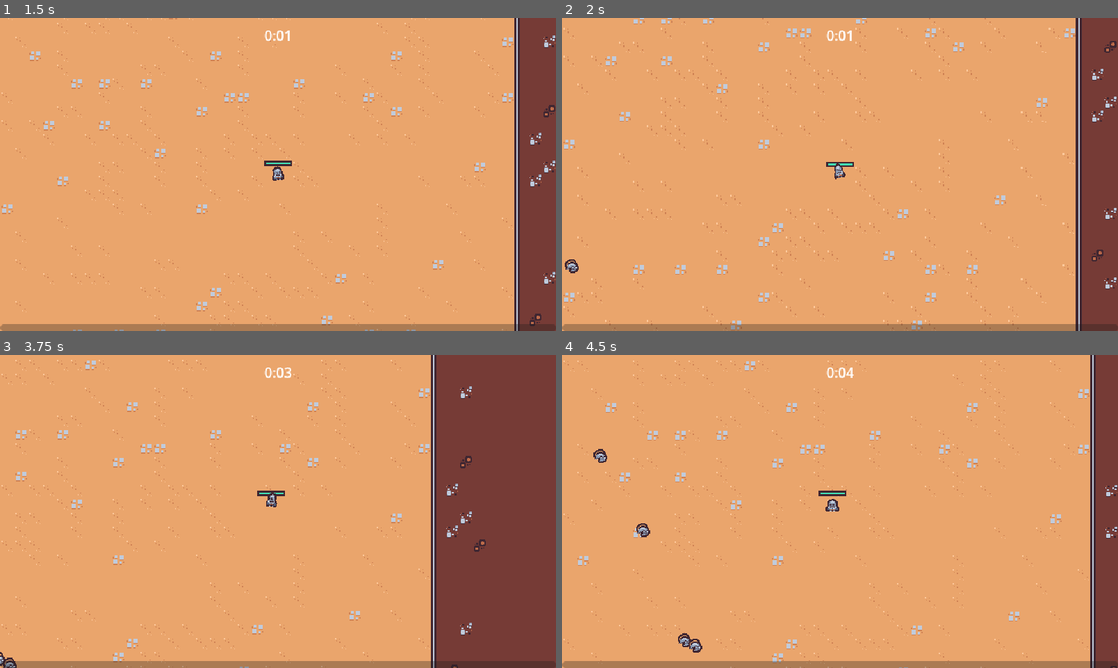
Above: before the commit, frames 1-4 (two rows, left to right).
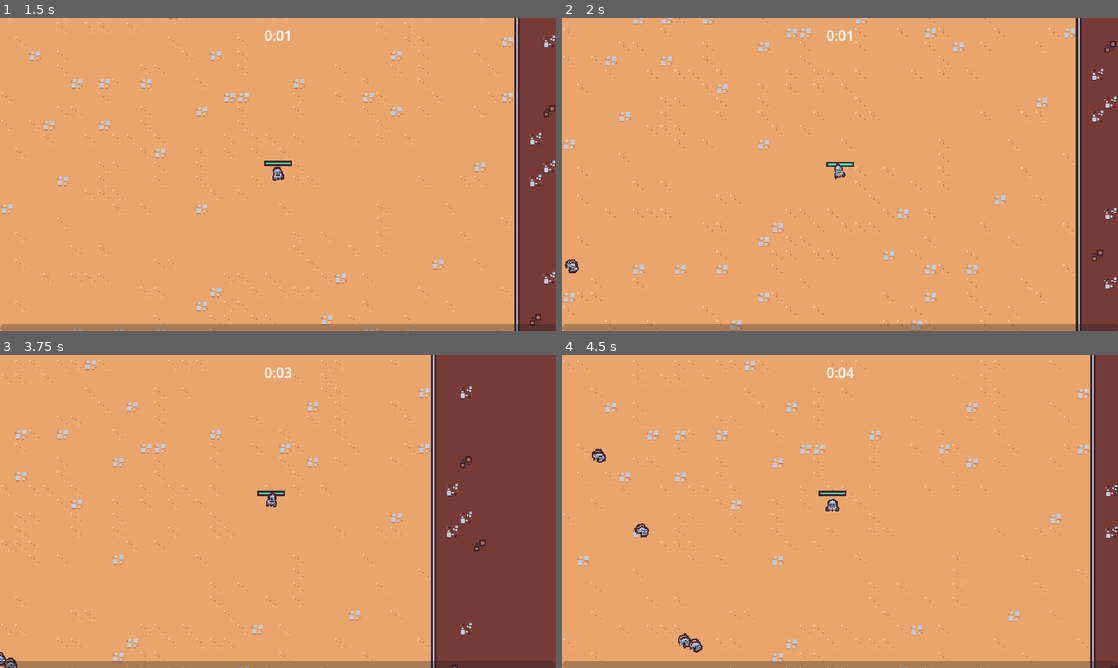
Above: after the commit, the same moments.

Repository: rprav-n/2D-Survivors-Style-Game
Game: Godot game, scene res://scenes/main/main.tscn
The game is run twice, just before and just after one commit, with the same random seed, the same clock (stepped at 60 frames per second) and the same inputs.
Inputs (mouse positions are in pixels of both pictures, inside the frame that each line leads up to):
- Up to frame 1 (1.5 s): move the mouse to (400, 158) at 0.52 s; press the mouse at (400, 158) at 0.53 s; hold D (move_right) 0.53-1.28 s; move the mouse to (166, 190) at 1.27 s; release the mouse at (166, 190) at 1.28 s; hold S (move_down) from 1.28 s (still down); click (166, 190) at 1.35 s
- Up to frame 2 (2 s): keep holding S (move_down)
- Up to frame 3 (3.75 s): move the mouse to (333, 442) at 2.02 s; release S (move_down) at 2.03 s; press the mouse at (333, 442) at 2.03 s; hold D (move_right) 2.03-2.78 s; move the mouse to (250, 574) at 2.77 s; release the mouse at (250, 574) at 2.78 s; hold W (move_up) 2.78-3.53 s; click (250, 574) at 2.85 s; move the mouse to (444, 558) at 3.52 s; press the mouse at (444, 558) at 3.53 s; hold Left (move_left) from 3.53 s (still down)
- Up to frame 4 (4.5 s): keep holding Left (move_left); move the mouse to (673, 464) at 4.27 s; release the mouse at (673, 464) at 4.28 s; click (673, 464) at 4.35 s

Frame 1 is identical in both runs. In frame 2, less than 0.1% of the frame differs, in the area x 0-3%, y 77-82%; in frame 3, less than 0.1%; in frame 4, 0.1%, in the area x 5-26%, y 30-96%.

Commit message:
Animating the enemy + enemy death node

Diff:
--- /dev/null
+++ b/scenes/component/death_component.tscn
@@ -0,0 +1,92 @@
+[gd_scene load_steps=8 format=3 uid="uid://wm5fggrrqh6n"]
+
+[ext_resource type="Texture2D" uid="uid://dt0hevxiqva4y" path="res://scenes/game_object/basic_enemy/basic_enemy.png" id="1_urwtg"]
+
+[sub_resource type="Animation" id="Animation_o8j3l"]
+resource_name = "default"
+length = 0.75
+tracks/0/type = "value"
+tracks/0/imported = false
+tracks/0/enabled = true
+tracks/0/path = NodePath("GPUParticles2D:emitting")
+tracks/0/interp = 1
+tracks/0/loop_wrap = true
+tracks/0/keys = {
+"times": PackedFloat32Array(0),
+"transitions": PackedFloat32Array(1),
+"update": 1,
+"values": [true]
+}
+tracks/1/type = "method"
+tracks/1/imported = false
+tracks/1/enabled = true
+tracks/1/path = NodePath(".")
+tracks/1/interp = 1
+tracks/1/loop_wrap = true
+tracks/1/keys = {
+"times": PackedFloat32Array(0.75),
+"transitions": PackedFloat32Array(1),
+"values": [{
+"args": [],
+"method": &"queue_free"
+}]
+}
+
+[sub_resource type="Animation" id="Animation_er108"]
+length = 0.001
+tracks/0/type = "value"
+tracks/0/imported = false
+tracks/0/enabled = true
+tracks/0/path = NodePath("GPUParticles2D:emitting")
+tracks/0/interp = 1
+tracks/0/loop_wrap = true
+tracks/0/keys = {
+"times": PackedFloat32Array(0),
+"transitions": PackedFloat32Array(1),
+"update": 1,
+"values": [false]
+}
+
+[sub_resource type="AnimationLibrary" id="AnimationLibrary_8agcp"]
+_data = {
+"RESET": SubResource("Animation_er108"),
+"default": SubResource("Animation_o8j3l")
+}
+
+[sub_resource type="Curve" id="Curve_yjcj8"]
+_data = [Vector2(0, 1), 0.0, 0.0, 0, 0, Vector2(0.6, 1), 0.0, 0.0, 0, 0, Vector2(1, 0), 0.0, 0.0, 0, 0]
+point_count = 3
+
+[sub_resource type="CurveTexture" id="CurveTexture_a2uif"]
+curve = SubResource("Curve_yjcj8")
+
+[sub_resource type="ParticleProcessMaterial" id="ParticleProcessMaterial_qcxda"]
+particle_flag_disable_z = true
+direction = Vector3(0, -1, 0)
+spread = 30.0
+gravity = Vector3(0, 400, 0)
+initial_velocity_min = 100.0
+initial_velocity_max = 150.0
+angular_velocity_min = -720.0
+angular_velocity_max = 720.0
+orbit_velocity_min = 0.0
+orbit_velocity_max = 0.0
+scale_curve = SubResource("CurveTexture_a2uif")
+
+[node name="DeathComponent" type="Node2D"]
+
+[node name="AnimationPlayer" type="AnimationPlayer" parent="."]
+autoplay = "default"
+libraries = {
+"": SubResource("AnimationLibrary_8agcp")
+}
+
+[node name="GPUParticles2D" type="GPUParticles2D" parent="."]
+emitting = false
+amount = 1
+process_material = SubResource("ParticleProcessMaterial_qcxda")
+texture = ExtResource("1_urwtg")
+lifetime = 0.75
+one_shot = true
+fixed_fps = 0
+interpolate = false
--- a/scenes/game_object/basic_enemy/basic_enemy.tscn
+++ b/scenes/game_object/basic_enemy/basic_enemy.tscn
@@ -1,10 +1,72 @@
-[gd_scene load_steps=8 format=3 uid="uid://40po7bphxfqo"]
+[gd_scene load_steps=11 format=3 uid="uid://40po7bphxfqo"]
 
 [ext_resource type="Texture2D" uid="uid://dt0hevxiqva4y" path="res://scenes/game_object/basic_enemy/basic_enemy.png" id="1_av45i"]
 [ext_resource type="Script" path="res://scenes/game_object/basic_enemy/basic_enemy.gd" id="1_gw5xw"]
 [ext_resource type="PackedScene" uid="uid://bcolhterb34qg" path="res://scenes/component/health_component.tscn" id="2_64173"]
 [ext_resource type="PackedScene" uid="uid://djgty1w2gsqcg" path="res://scenes/component/vial_drop_component.tscn" id="3_oh86x"]
 [ext_resource type="PackedScene" uid="uid://bkmcx76y5ucg5" path="res://scenes/component/hurtbox_component.tscn" id="4_ue50f"]
+
+[sub_resource type="Animation" id="Animation_n3ptm"]
+resource_name = "walk"
+length = 0.4
+loop_mode = 1
+tracks/0/type = "value"
+tracks/0/imported = false
+tracks/0/enabled = true
+tracks/0/path = NodePath("Visuals/Sprite2D:position")
+tracks/0/interp = 2
+tracks/0/loop_wrap = true
+tracks/0/keys = {
+"times": PackedFloat32Array(0, 0.1, 0.3),
+"transitions": PackedFloat32Array(1, 1, 1),
+"update": 0,
+"values": [Vector2(0, 0), Vector2(-1, 0), Vector2(1, 0)]
+}
+tracks/1/type = "value"
+tracks/1/imported = false
+tracks/1/enabled = true
+tracks/1/path = NodePath("Visuals/Sprite2D:rotation")
+tracks/1/interp = 2
+tracks/1/loop_wrap = true
+tracks/1/keys = {
+"times": PackedFloat32Array(0, 0.1, 0.2, 0.3),
+"transitions": PackedFloat32Array(1, 1, 1, 1),
+"update": 0,
+"values": [0.174533, -0.174533, 0.174533, -0.174533]
+}
+
+[sub_resource type="Animation" id="Animation_fkq3e"]
+length = 0.001
+tracks/0/type = "value"
+tracks/0/imported = false
+tracks/0/enabled = true
+tracks/0/path = NodePath("Visuals/Sprite2D:position")
+tracks/0/interp = 1
+tracks/0/loop_wrap = true
+tracks/0/keys = {
+"times": PackedFloat32Array(0),
+"transitions": PackedFloat32Array(1),
+"update": 0,
+"values": [Vector2(0, 0)]
+}
+tracks/1/type = "value"
+tracks/1/imported = false
+tracks/1/enabled = true
+tracks/1/path = NodePath("Visuals/Sprite2D:rotation")
+tracks/1/interp = 1
+tracks/1/loop_wrap = true
+tracks/1/keys = {
+"times": PackedFloat32Array(0),
+"transitions": PackedFloat32Array(1),
+"update": 0,
+"values": [0.0]
+}
+
+[sub_resource type="AnimationLibrary" id="AnimationLibrary_j7ujs"]
+_data = {
+"RESET": SubResource("Animation_fkq3e"),
+"walk": SubResource("Animation_n3ptm")
+}
 
 [sub_resource type="CircleShape2D" id="CircleShape2D_p8mua"]
 radius = 12.0
@@ -24,6 +86,12 @@
 drop_percent = 1.0
 health_component = NodePath("../HealthComponent")
 
+[node name="AnimationPlayer" type="AnimationPlayer" parent="."]
+autoplay = "walk"
+libraries = {
+"": SubResource("AnimationLibrary_j7ujs")
+}
+
 [node name="HurtboxComponent" parent="." node_paths=PackedStringArray("health_component") instance=ExtResource("4_ue50f")]
 health_component = NodePath("../HealthComponent")
 
@@ -31,7 +99,9 @@
 position = Vector2(0, -4)
 shape = SubResource("CircleShape2D_p8mua")
 
-[node name="Sprite2D" type="Sprite2D" parent="."]
+[node name="Visuals" type="Node2D" parent="."]
+
+[node name="Sprite2D" type="Sprite2D" parent="Visuals"]
 texture = ExtResource("1_av45i")
 offset = Vector2(0, -4)
 
